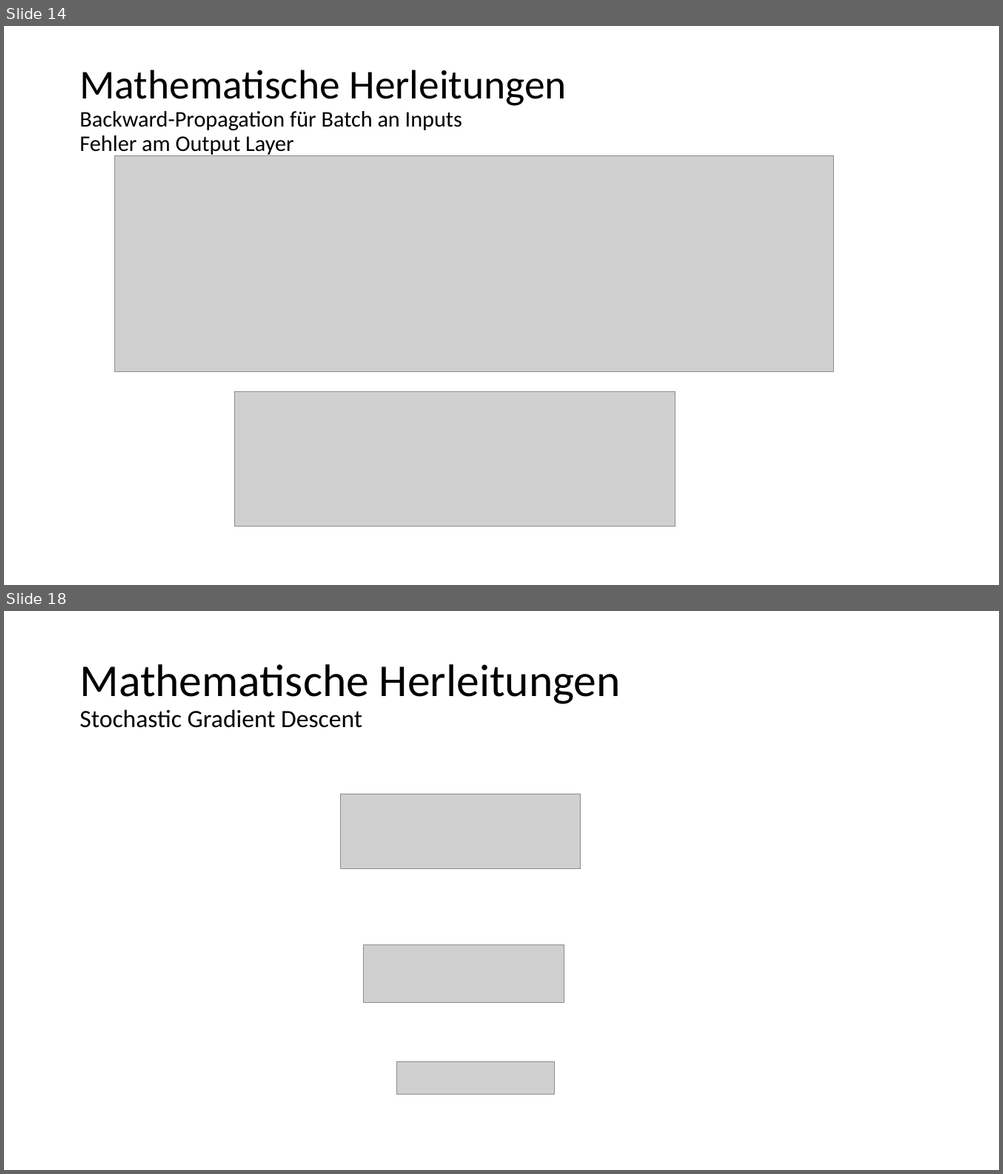
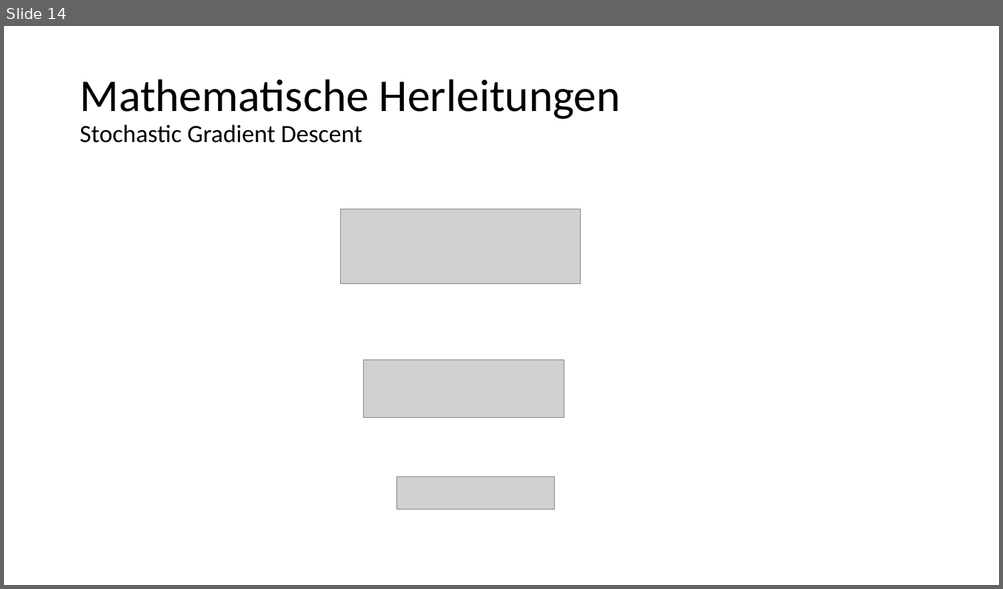
Before and after one commit to kevinsuedmersen/neural_networks_from_scratch, a slide deck: theory/submission/result_presentation.pptx. Shown one above the other, each under a label of ours: slides 14 and 18 before the commit, slide 14 after it; the slides between them are not shown. The pictures are 1003x1174 and 1003x589 pixels, drawn with LibreOffice and Linux fonts; fonts in the diff are those of the drawing; grey boxes stand for pictures. Boxes give left, top, right and bottom in pixels: in the first picture for what was removed or moved away, otherwise in the second. Text is boxed around its words. In the diff, an @@ line names an element or a change of style, - is before the commit and + after.

```diff
--- a/theory/submission/result_presentation.pptx
+++ b/theory/submission/result_presentation.pptx
@@ slide 14 removed at bbox=[4, 26, 999, 585], background #FFFFFF @@
@@ title removed at bbox=[79, 70, 566, 157] @@
-Mathematische Herleitungen
-Backward-Propagation für Batch an Inputs
-Fehler am Output Layer
@@ picture removed at bbox=[114, 156, 833, 372] @@
@@ picture removed at bbox=[235, 392, 674, 527] @@
@@ what was slide 18 is now slide 14 @@
```
Also in this commit, not shown: 2 slides changed, 1 slide added, 4 other slides removed.
